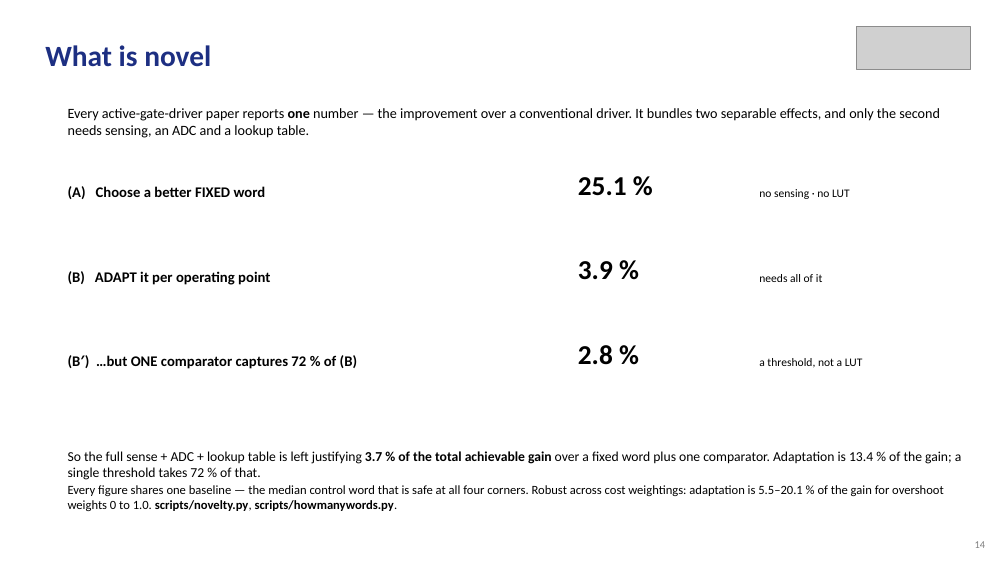
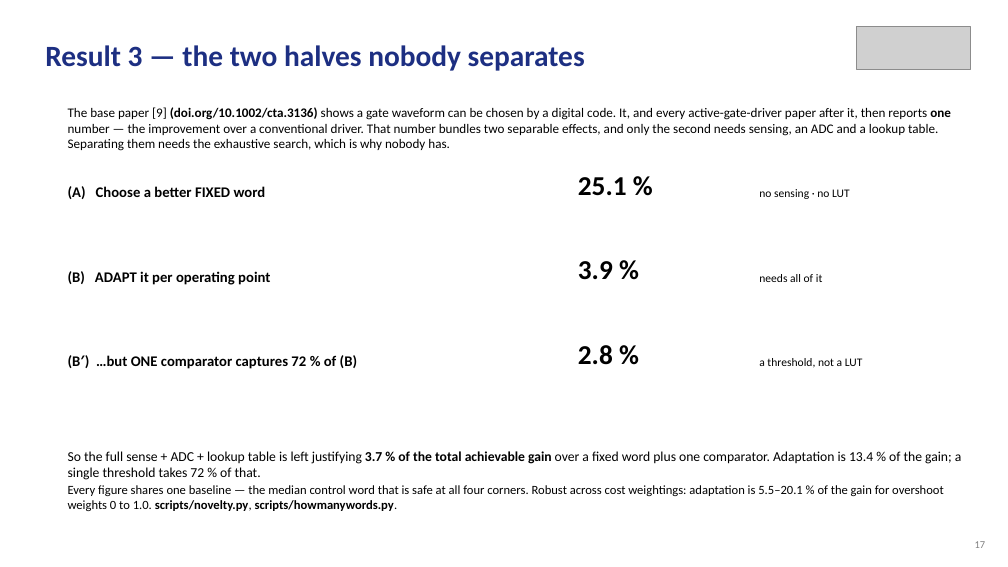
Before and after one commit to Amritha902/gan-driver, a slide deck: slide 17 of review/Review1_GaN_Segmented_Gate_Driver.pptx (slide 14 before the commit). Drawn at 1008x567 pixels with LibreOffice and Linux fonts; fonts in the diff are those of the drawing; grey boxes stand for pictures. Boxes give left, top, right and bottom in pixels: in the first picture for what was removed or moved away, otherwise in the second. Text is boxed around its words. In the diff, an @@ line names an element or a change of style, - is before the commit and + after.

```diff
--- a/review/Review1_GaN_Segmented_Gate_Driver.pptx
+++ b/review/Review1_GaN_Segmented_Gate_Driver.pptx
@@ text at (45, 45, 585, 71): text changed @@
-What is novel
+Result 3 — the two halves nobody separates
@@ text at (68, 107, 951, 151): text changed; size 13.5 to 12.5 pt @@
-Every active-gate-driver paper reports one number — the improvement over a conventional driver. It bundles two separable effects, and only the second needs sensing, an ADC and a lookup table.
+The base paper [9] (doi.org/10.1002/cta.3136) shows a gate waveform can be chosen by a digital code. It, and every active-gate-driver paper after it, then reports one number — the improvement over a conventional driver. That number bundles two separable effects, and only the second needs sensing, an ADC and a lookup table. Separating them needs the exhaustive search, which is why nobody has.
@@ text at (975, 541, 986, 548): text changed @@
-14
+17
```
Also in this commit, not shown: 14 other slides changed, 3 slides added, 16 other files.
